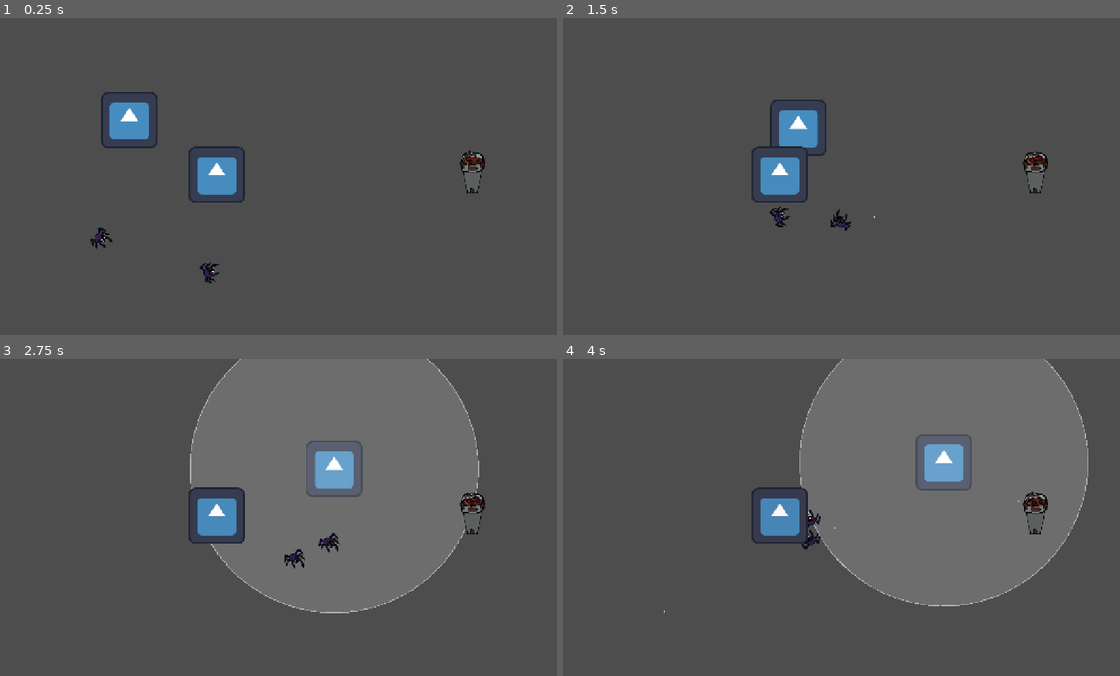
Above: before the commit, frames 1-4 (two rows, left to right).
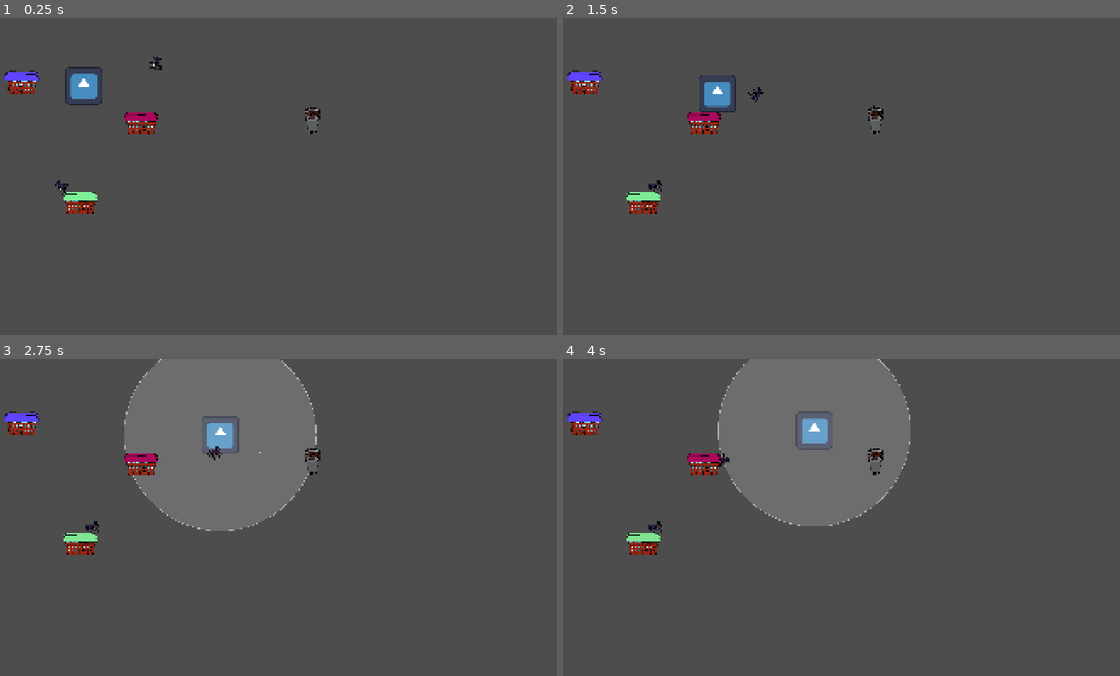
Above: after the commit, the same moments.

Repository: ternaryCat/ldjam59
Game: Godot game, scene res://components/level.tscn
Same seed, same stepped clock (60 frames per second), same inputs: the game is played once before the commit and once after it. The engine's default icon, where the game draws it, is replaced by a stand-in: a white triangle on a blue panel in a dark square.
Inputs:
- Up to frame 1 (0.25 s): no input
- Up to frame 2 (1.5 s): hold D (right) 0.53-1.28 s; hold Space (activate) 0.53-1.28 s; hold S (down) from 1.28 s (still down); tap W (top) at 1.35 s
- Up to frame 3 (2.75 s): release S (down) at 2.03 s; hold D (right) from 2.03 s (still down); hold Space (activate) from 2.03 s (still down)
- Up to frame 4 (4 s): release Space (activate) at 2.78 s; tap W (top) at 2.85 s; release D (right) at 3.53 s; hold A (left) from 3.53 s (still down); hold Space (activate) from 3.53 s (still down)

The runs differ from the first frame. In frame 1, 4.2% of the frame differs, in the area x 0-88%, y 12-84%; in frame 2, 4.3%; in frame 3, 33%; in frame 4, 35%, in the area x 0-95%, y 0-81%.

Commit message:
enemies choose random house to attack & configure roof collor

Diff:
--- a/components/level.tscn
+++ b/components/level.tscn
@@ -18,7 +18,7 @@
 position = Vector2(187, 531)
 
 [node name="enemy2" parent="enemies" unique_id=1736653676 instance=ExtResource("3_6fnek")]
-position = Vector2(485, 643)
+position = Vector2(576, 94)
 
 [node name="towers" type="Node2D" parent="." unique_id=1975820466]
 
@@ -29,3 +29,12 @@
 
 [node name="building1" parent="buildings" unique_id=1782493252 instance=ExtResource("5_6o5hi")]
 position = Vector2(509, 356)
+roof_color = Color(0.66534436, 0.03264983, 0.36184147, 1)
+
+[node name="building2" parent="buildings" unique_id=271731122 instance=ExtResource("5_6o5hi")]
+position = Vector2(302, 627)
+roof_color = Color(0.4982081, 0.9425456, 0.6044682, 1)
+
+[node name="building3" parent="buildings" unique_id=1539016654 instance=ExtResource("5_6o5hi")]
+position = Vector2(103, 217)
+roof_color = Color(0.37295854, 0.2713357, 1, 1)
--- a/components/level/building.gd
+++ b/components/level/building.gd
@@ -1,17 +1,24 @@
 extends StaticBody2D
 
 @export var max_hp: int = 100
+@export var roof_color: Color = Color(1, 1, 1):
+	set(value):
+		roof_color = value
+		if is_node_ready():
+			_roof.modulate = value
 
 const HEALTHY_COLOR: Color = Color(1, 1, 1)
 const DEAD_COLOR: Color = Color(1, 0.2, 0.2)
 
 var _hp: int
 
-@onready var _sprite: Sprite2D = $sprite
+@onready var _sprite: Sprite2D = $base
+@onready var _roof: Sprite2D = $base/roof
 
 
 func _ready() -> void:
 	_hp = max_hp
+	_roof.modulate = roof_color
 	add_to_group("buildings")
 
 
--- a/components/level/building.tscn
+++ b/components/level/building.tscn
@@ -1,24 +1,30 @@
 [gd_scene format=3 uid="uid://cmre6hhliwtpl"]
 
-[ext_resource type="Texture2D" uid="uid://cvxbsh0y4gur7" path="res://icon.svg" id="1_jjmsg"]
-[ext_resource type="Script" path="res://components/level/building.gd" id="2_bld01"]
+[ext_resource type="Texture2D" uid="uid://bkdnv1jf0aikg" path="res://images/home_base.png" id="2_8j0in"]
+[ext_resource type="Script" uid="uid://crvb5nvkrqx0m" path="res://components/level/building.gd" id="2_bld01"]
+[ext_resource type="Texture2D" uid="uid://ct88i1pa8w7wo" path="res://images/home_roof.png" id="3_cy7wp"]
 
-[sub_resource type="CircleShape2D" id="CircleShape2D_body"]
-radius = 50.0
+[sub_resource type="RectangleShape2D" id="RectangleShape2D_5u12m"]
+size = Vector2(87, 73.5)
 
 [sub_resource type="CircleShape2D" id="CircleShape2D_wiuyy"]
-radius = 69.72087
+radius = 52.03845
 
 [node name="building" type="StaticBody2D" unique_id=1782493252]
 collision_layer = 32
 collision_mask = 0
 script = ExtResource("2_bld01")
 
-[node name="sprite" type="Sprite2D" parent="."]
-texture = ExtResource("1_jjmsg")
+[node name="base" type="Sprite2D" parent="." unique_id=734120819]
+texture = ExtResource("2_8j0in")
 
-[node name="body_shape" type="CollisionShape2D" parent="."]
-shape = SubResource("CircleShape2D_body")
+[node name="roof" type="Sprite2D" parent="base" unique_id=618525738]
+position = Vector2(-3, -22)
+texture = ExtResource("3_cy7wp")
+
+[node name="body_shape" type="CollisionShape2D" parent="." unique_id=1278635394]
+position = Vector2(-3, 2.75)
+shape = SubResource("RectangleShape2D_5u12m")
 
 [node name="collision" type="Area2D" parent="." unique_id=1978180802]
 collision_layer = 17
--- a/components/level/enemy.gd
+++ b/components/level/enemy.gd
@@ -15,6 +15,7 @@
 var _hp: int
 var _buildings_in_range: Array[Node2D] = []
 var _attack_cooldown: float = 0.0
+var _target_building: Node2D = null
 
 @onready var _sprite: AnimatedSprite2D = $sprite
 @onready var _collision: Area2D = $collision
@@ -79,7 +80,7 @@
 		return v.normalized()
 	if not _buildings_in_range.is_empty():
 		return Vector2.ZERO
-	var target := _find_nearest_building()
+	var target := _pick_target_building()
 	if target == null:
 		return Vector2.ZERO
 	var to_target := target.global_position - global_position
@@ -97,17 +98,15 @@
 	_attack_cooldown = attack_interval
 
 
-func _find_nearest_building() -> Node2D:
-	var best: Node2D = null
-	var best_dist := INF
-	for b in get_tree().get_nodes_in_group("buildings"):
-		if not (b is Node2D):
-			continue
-		var d := global_position.distance_squared_to((b as Node2D).global_position)
-		if d < best_dist:
-			best_dist = d
-			best = b
-	return best
+func _pick_target_building() -> Node2D:
+	if is_instance_valid(_target_building):
+		return _target_building
+	var buildings := get_tree().get_nodes_in_group("buildings")
+	if buildings.is_empty():
+		_target_building = null
+		return null
+	_target_building = buildings.pick_random() as Node2D
+	return _target_building
 
 
 func _cleanup_buildings() -> void:
--- a/project.godot
+++ b/project.godot
@@ -17,8 +17,8 @@
 
 [display]
 
-window/size/viewport_width=1280
-window/size/viewport_height=720
+window/size/viewport_width=1920
+window/size/viewport_height=1080
 window/stretch/mode="canvas_items"
 
 [input]
Binary file added: images/home_base.png
Not shown, added: images/home_base.png.import
Binary file added: images/home_roof.png
Not shown, added: images/home_roof.png.import
